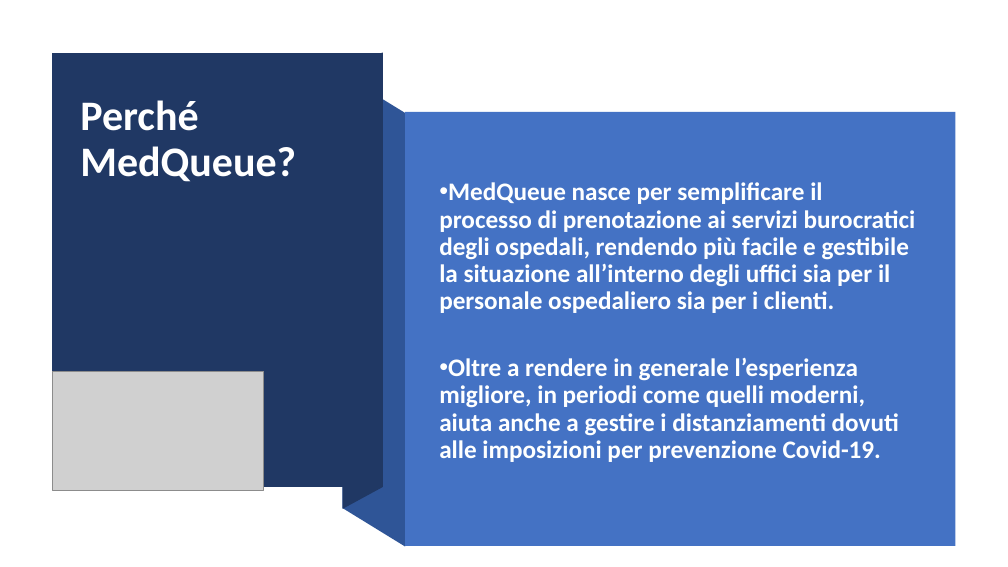
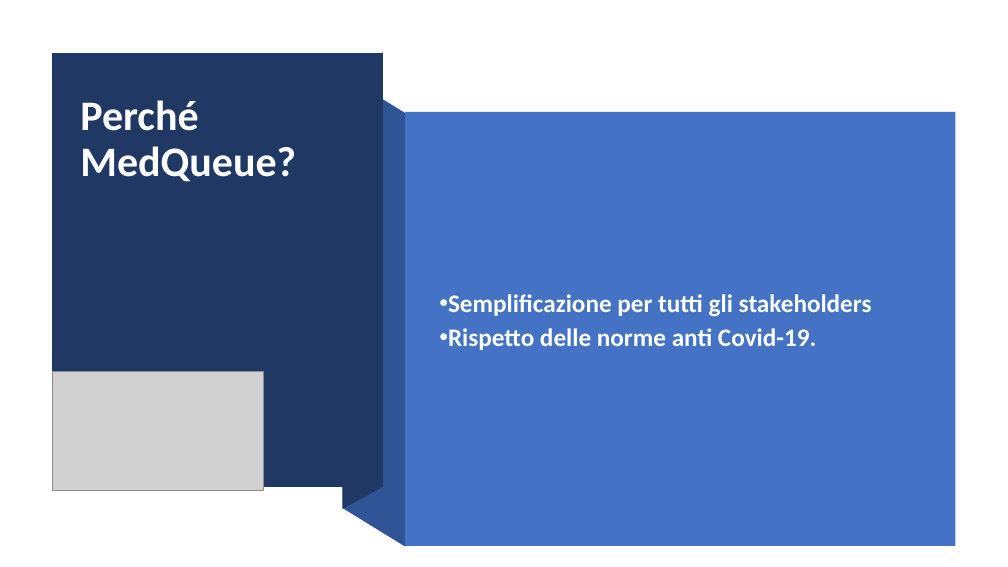
Before and after one commit to Givaa/MedQueue, a slide deck: slide 2 of This is my PP/Presentazione 06-12-2020.pptx. Drawn at 1008x567 pixels with LibreOffice and Linux fonts; fonts in the diff are those of the drawing; grey boxes stand for pictures. Boxes give left, top, right and bottom in pixels: in the first picture for what was removed or moved away, otherwise in the second. Text is boxed around its words. In the diff, an @@ line names an element or a change of style, - is before the commit and + after.

```diff
--- a/This is my PP/Presentazione 06-12-2020.pptx
+++ b/This is my PP/Presentazione 06-12-2020.pptx
@@ text at (x1=448, y1=294, x2=872, y2=350): text changed @@
-• MedQueue nasce per semplificare il processo di prenotazione ai servizi burocratici degli ospedali, rendendo più facile e gestibile la situazione all’interno degli uffici sia per il personale ospedaliero sia per i clienti.
-• Oltre a rendere in generale l’esperienza migliore, in periodi come quelli moderni, aiuta anche a gestire i distanziamenti dovuti alle imposizioni per prevenzione Covid-19.
+• Semplificazione per tutti gli stakeholders
+• Rispetto delle norme anti Covid-19.
```
Also in this commit, not shown: 1 other slide changed, 1 slide added.
